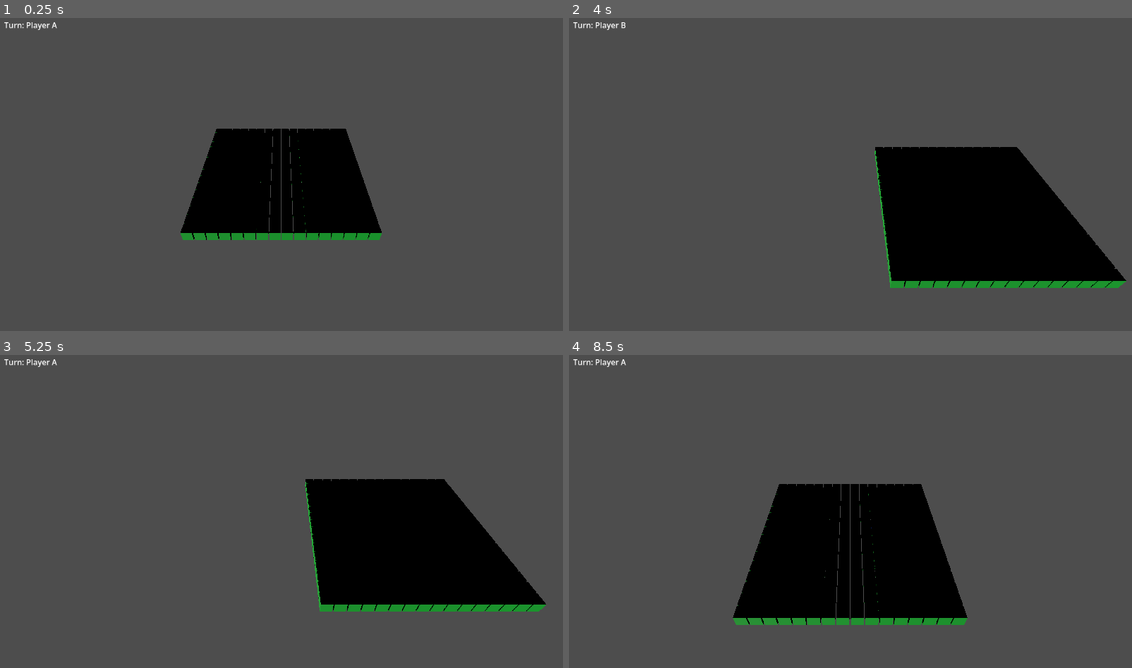
Above: before the commit, frames 1-4 (two rows, left to right).
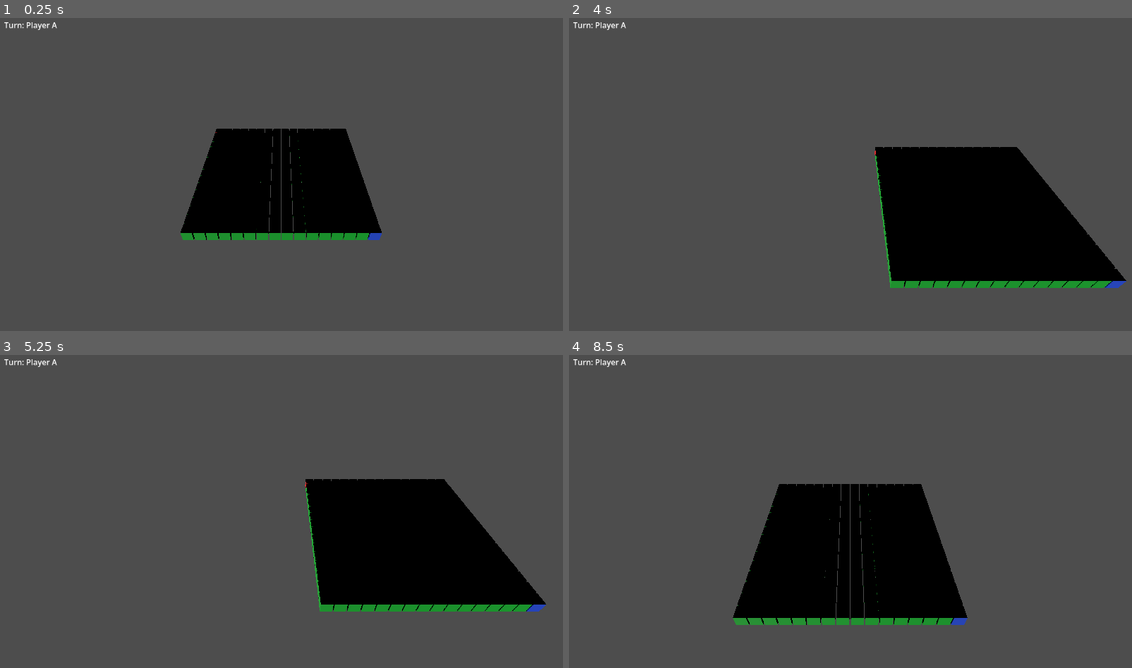
Above: after the commit, the same moments.

Repository: Sacristan/Voxbat
Game: Godot game, scene res://main.tscn
Same seed, same stepped clock (60 frames per second), same inputs: the game is played once before the commit and once after it.
Inputs (mouse positions are in pixels of both pictures, inside the frame that each line leads up to):
- Up to frame 1 (0.25 s): no input
- Up to frame 2 (4 s): tap Enter at 0.5, 3.5 s; move the mouse to (822, 237) at 0.52 s; hold W 0.53-1.25 s; click (822, 237) at 0.67 s; drag from (1019, 221) to (822, 237) at 1.27 s; tap Space at 2 s; move the mouse to (681, 124) at 2.02 s; hold A 2.03-2.75 s; drag from (878, 171) to (681, 124) at 2.77 s; move the mouse to (766, 93) at 3.52 s; hold S from 3.53 s (still down)
- Up to frame 3 (5.25 s): release S at 4.25 s; drag from (405, 492) to (197, 430) at 4.27 s; tap Space at 5 s; move the mouse to (168, 524) at 5.02 s; hold W from 5.03 s (still down); click (168, 524) at 5.17 s
- Up to frame 4 (8.5 s): release W at 5.75 s; drag from (906, 439) to (737, 524) at 5.77 s; tap Enter at 6.5 s; move the mouse to (822, 574) at 6.52 s; hold D 6.53-7.25 s; drag from (1019, 558) to (822, 574) at 7.27 s; tap Space at 8 s; move the mouse to (681, 461) at 8.02 s; hold S from 8.03 s (still down)

The runs differ from the first frame. In frame 1, less than 0.1% of the frame differs, in the area x 38-68%, y 36-71%; in frame 2, less than 0.1%, in the area x 9-99%, y 1-87%; in frame 3, less than 0.1%; in frame 4, less than 0.1%.

Commit message:
connected neighbours only

Diff:
--- a/scripts/main.gd
+++ b/scripts/main.gd
@@ -2,6 +2,8 @@
 
 const GRID_SIZE := 16
 const CellScene := preload("res://scenes/cell.tscn")
+
+var grid: Array = []  # grid[z][x] -> Cell
 
 @onready var grid_root: Node3D = $GridRoot
 @onready var hud = $HUD
@@ -10,12 +12,16 @@
 func _ready() -> void:
 	get_viewport().physics_object_picking = true
 	_spawn_grid()
+	_place_starting_cells()
 	GameState.turn_changed.connect(func(p: PlayerData) -> void: hud.update_turn(p.player_name))
 	hud.update_turn(GameState.current_player().player_name)
 
 
 func _spawn_grid() -> void:
+	grid.resize(GRID_SIZE)
 	for z in GRID_SIZE:
+		grid[z] = []
+		grid[z].resize(GRID_SIZE)
 		for x in GRID_SIZE:
 			var cell: Cell = CellScene.instantiate()
 			cell.position = Vector3(x - GRID_SIZE / 2.0 + 0.5, 0.0, z - GRID_SIZE / 2.0 + 0.5)
@@ -23,10 +29,32 @@
 			cell.grid_z = z
 			cell.cell_clicked.connect(_on_cell_clicked)
 			grid_root.add_child(cell)
+			grid[z][x] = cell
+
+
+func _place_starting_cells() -> void:
+	grid[0][0].claim(GameState.players[0])
+	grid[GRID_SIZE - 1][GRID_SIZE - 1].claim(GameState.players[1])
+
+
+func _has_adjacent_owned(gx: int, gz: int, player_idx: int) -> bool:
+	for dz in [-1, 0, 1]:
+		for dx in [-1, 0, 1]:
+			if dx == 0 and dz == 0:
+				continue
+			var nx: int = gx + dx
+			var nz: int = gz + dz
+			if nx < 0 or nx >= GRID_SIZE or nz < 0 or nz >= GRID_SIZE:
+				continue
+			if grid[nz][nx].owner_index == player_idx:
+				return true
+	return false
 
 
 func _on_cell_clicked(cell: Cell) -> void:
 	if cell.owner_index != -1:
 		return
+	if not _has_adjacent_owned(cell.grid_x, cell.grid_z, GameState.current_player_index):
+		return
 	cell.claim(GameState.current_player())
 	GameState.advance_turn()
